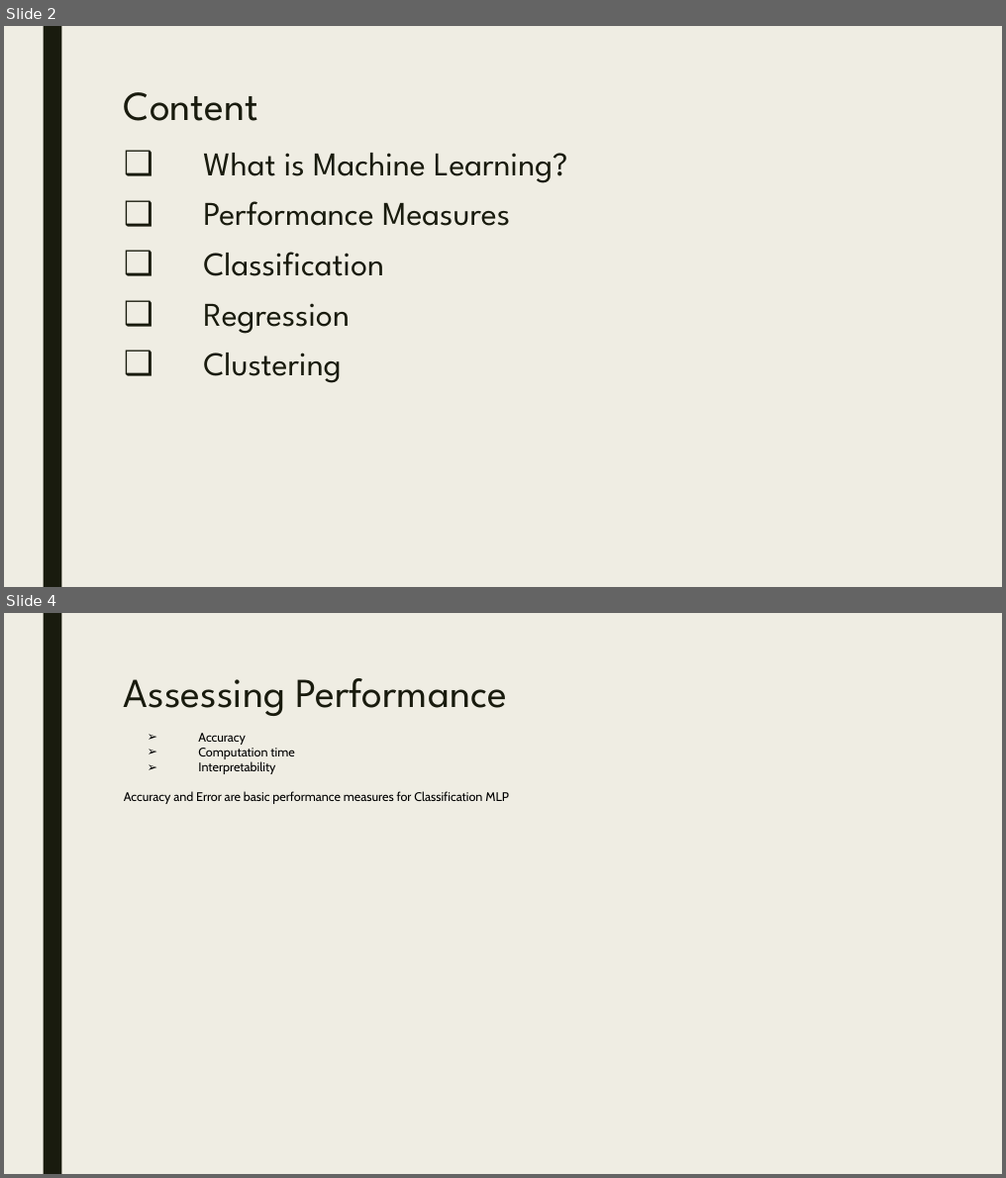
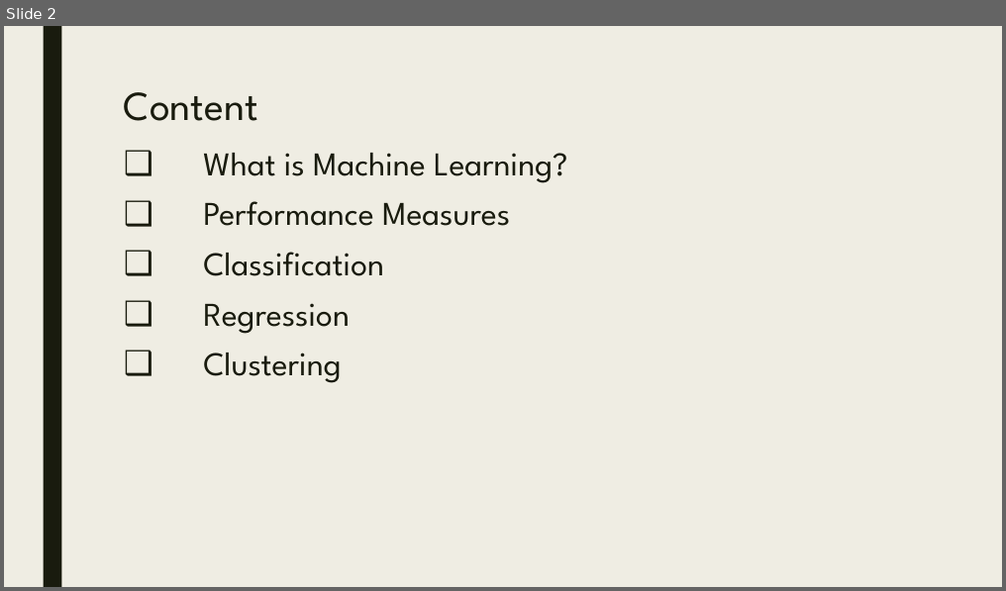
Before and after one commit to parcap/business-education, a slide deck: Introduction-to-Machine-Learning/Introduction to Machine Learning.pptx. Shown one above the other, each under a label of ours: slides 2 and 4 before the commit, slide 2 after it; the slides between them are not shown. The pictures are 1006x1178 and 1006x591 pixels, drawn with LibreOffice and Linux fonts; fonts in the diff are those of the drawing. Boxes give left, top, right and bottom in pixels: in the first picture for what was removed or moved away, otherwise in the second. Text is boxed around its words. In the diff, an @@ line names an element or a change of style, - is before the commit and + after.

```diff
--- a/Introduction-to-Machine-Learning/Introduction to Machine Learning.pptx
+++ b/Introduction-to-Machine-Learning/Introduction to Machine Learning.pptx
@@ slide 4 removed at (4,613,1002,1174), background #EFEDE3; not listed: 1 template element that a slide beside it also shows @@
@@ title removed at (124,678,507,716) @@
-Assessing Performance
@@ text removed at (124,733,509,804) @@
-➢ Accuracy
-➢ Computation time
-➢ Interpretability
-Accuracy and Error are basic performance measures for Classification MLP
```
Also in this commit, not shown: 1 slide changed, 3 other slides removed, 5 other files.
